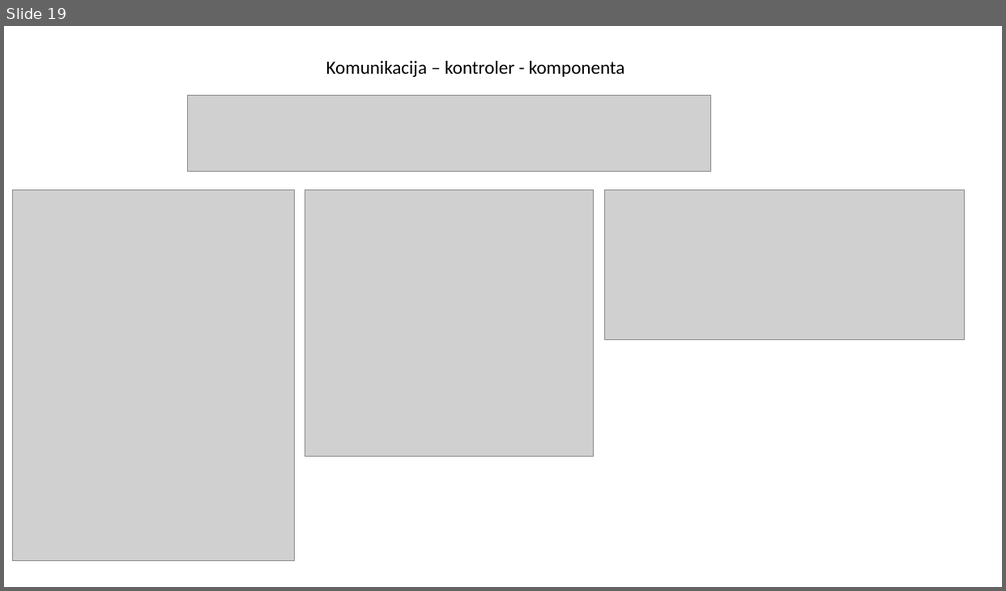
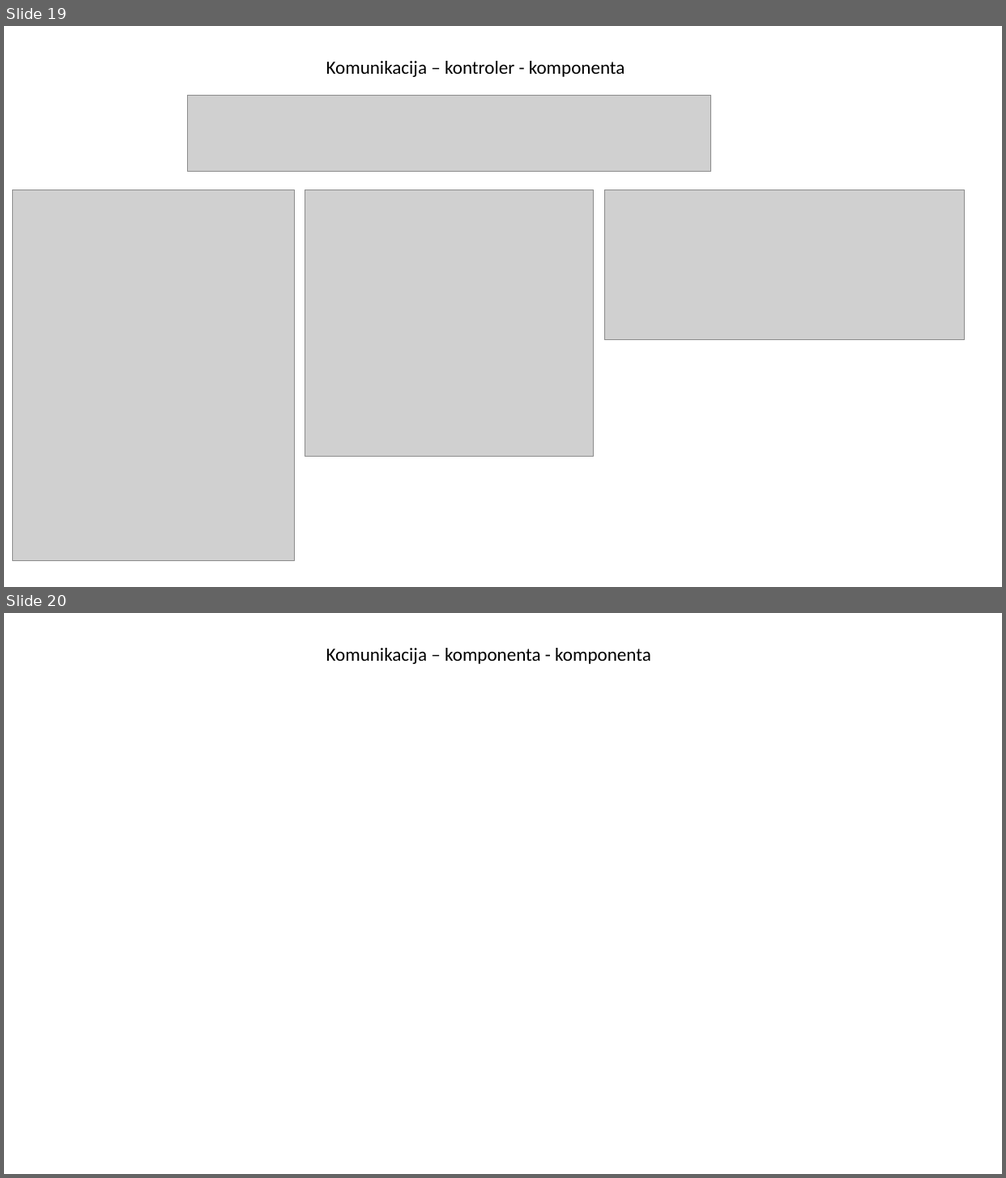
Before and after one commit to daniloMogin/kurs, a slide deck: AngularJS.pptx. Shown one above the other, each under a label of ours: slide 19 before the commit, slides 19 and 20 after it. The pictures are 1006x591 and 1006x1178 pixels, drawn with LibreOffice and Linux fonts; fonts in the diff are those of the drawing; grey boxes stand for pictures. Boxes give left, top, right and bottom in pixels: in the first picture for what was removed or moved away, otherwise in the second. Text is boxed around its words. In the diff, an @@ line names an element or a change of style, - is before the commit and + after.

Commit message:
test

```diff
--- a/AngularJS.pptx
+++ b/AngularJS.pptx
@@ slide 20 added at <box>4,613,1002,1174</box>, background #FFFFFF @@
@@ text added at <box>326,648,651,664</box>, 18 pt, text #000000 @@
+Komunikacija – komponenta - komponenta
```
